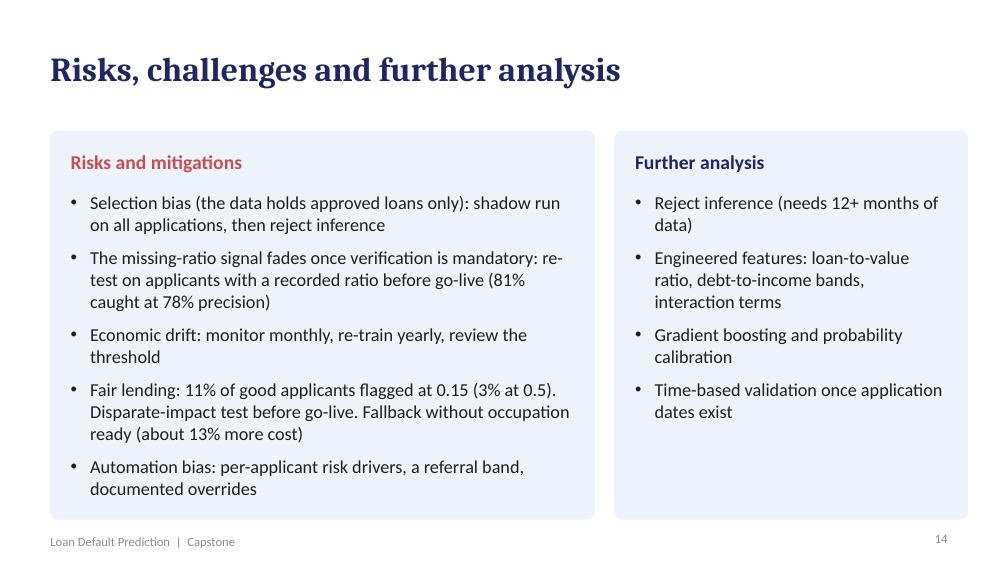
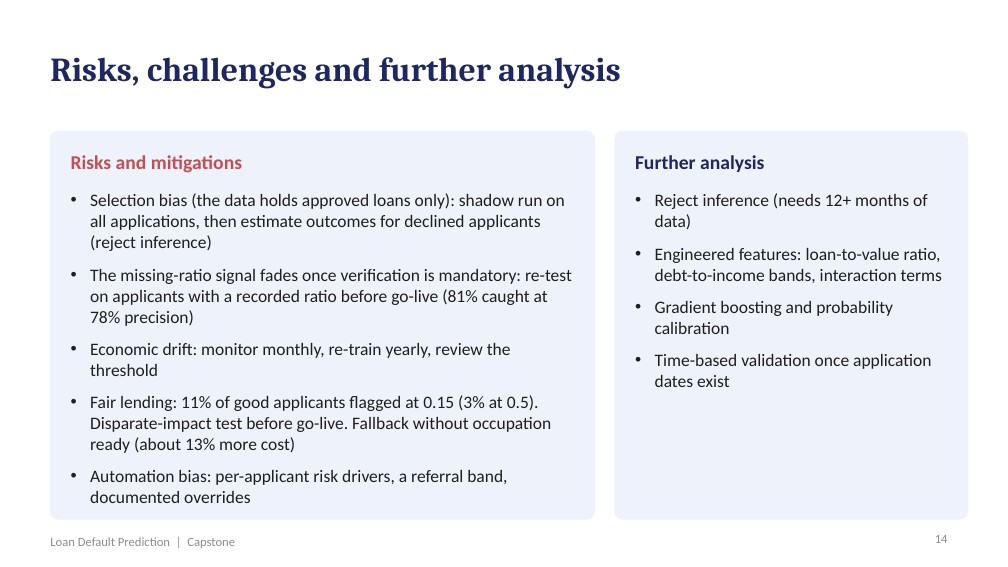
Before and after one commit to shubham1891/Personal-code, a slide deck: slide 14 of presentation/Loan_Default_Prediction_Presentation.pptx. Drawn at 1008x567 pixels with LibreOffice and Linux fonts; fonts in the diff are those of the drawing. Boxes give left, top, right and bottom in pixels: in the first picture for what was removed or moved away, otherwise in the second. Text is boxed around its words. In the diff, an @@ line names an element or a change of style, - is before the commit and + after.

```diff
--- a/presentation/Loan_Default_Prediction_Presentation.pptx
+++ b/presentation/Loan_Default_Prediction_Presentation.pptx
@@ text at (x1=90, y1=193, x2=564, y2=251): text changed; size 13 to 12.5 pt @@
-• Selection bias (the data holds approved loans only): shadow run on all applications, then reject inference
+• Selection bias (the data holds approved loans only): shadow run on all applications, then estimate outcomes for declined applicants (reject inference)
@@ text "Reject inference (needs 12+ months ..." at (x1=655, y1=193, x2=942, y2=387): size 13 to 12.5 pt @@
@@ text at (x1=90, y1=269, x2=572, y2=503): size 13 to 12.5 pt in "The missing-ratio signal fades once verification is ...", "Economic drift: monitor monthly, re-train yearly, review ...", "Fair lending: 11% of good applicants flagged ...", "Automation bias: per-applicant risk drivers, a referral ..." @@
```
Also in this commit, not shown: 8 other slides changed, 2 other files.
